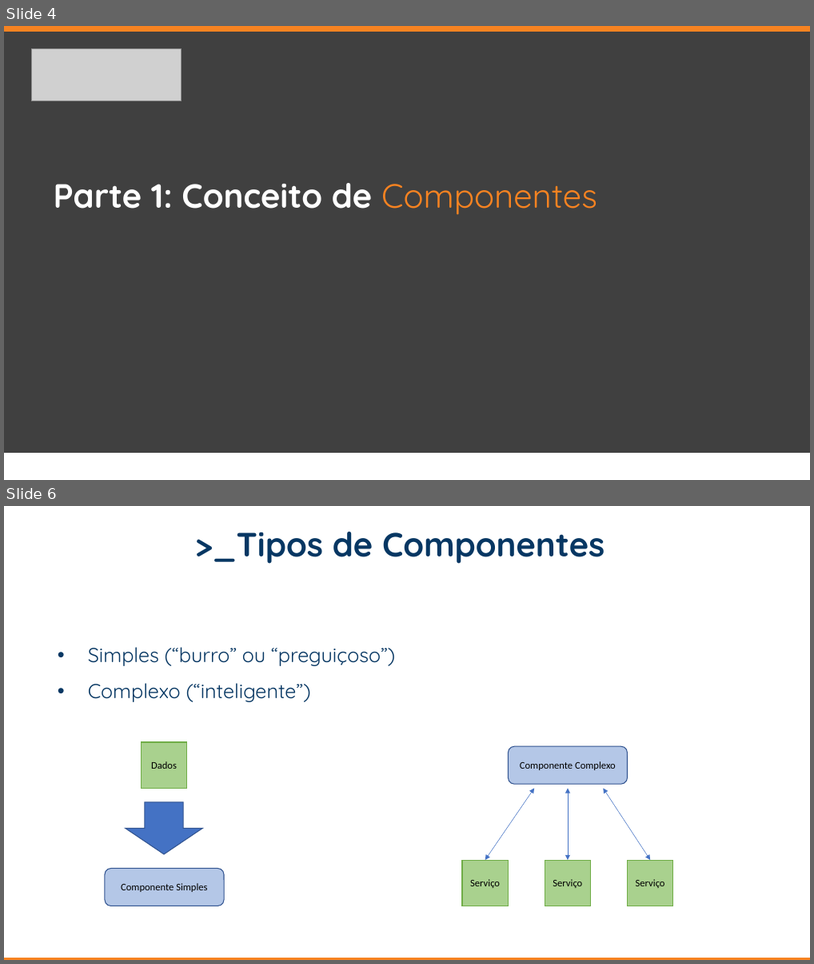
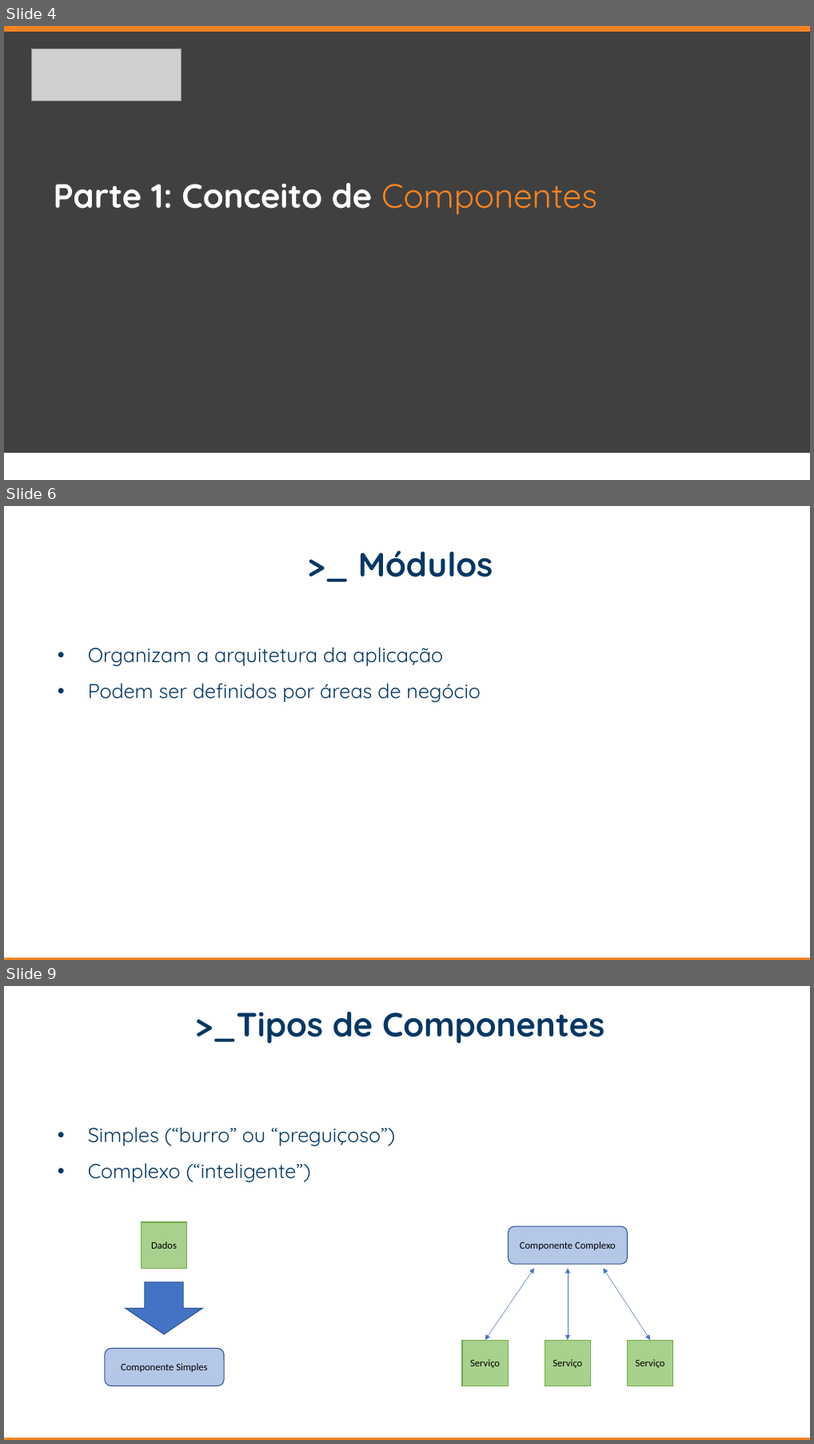
Before and after one commit to DanBertolini/dio-bootcamp, a slide deck: Bootcamp - apresentação.pptx. Shown one above the other, each under a label of ours: slides 4 and 6 before the commit, slides 4, 6 and 9 after it; the slides between them are not shown. The pictures are 814x964 and 814x1444 pixels, drawn with LibreOffice and Linux fonts; fonts in the diff are those of the drawing; grey boxes stand for pictures; background and template pictures are left out. Boxes give left, top, right and bottom in pixels: in the first picture for what was removed or moved away, otherwise in the second. Text is boxed around its words. In the diff, an @@ line names an element or a change of style, - is before the commit and + after.

```diff
--- a/Bootcamp - apresentação.pptx
+++ b/Bootcamp - apresentação.pptx
@@ slide 6 added at (4,506,810,960), background #FFFFFF; not listed: 1 template element that a slide beside it also shows @@
@@ text added at (358,551,493,577), 40 pt, text #073763, bold @@
+>_ Módulos
@@ text added at (88,647,443,666), 24 pt, text #073763 @@
+• Organizam a arquitetura da aplicação
@@ text added at (88,683,480,702), 24 pt, text #073763 @@
+• Podem ser definidos por áreas de negócio
@@ what was slide 6 is now slide 9 @@
```
Also in this commit, not shown: 3 slides changed, 3 other slides added.
